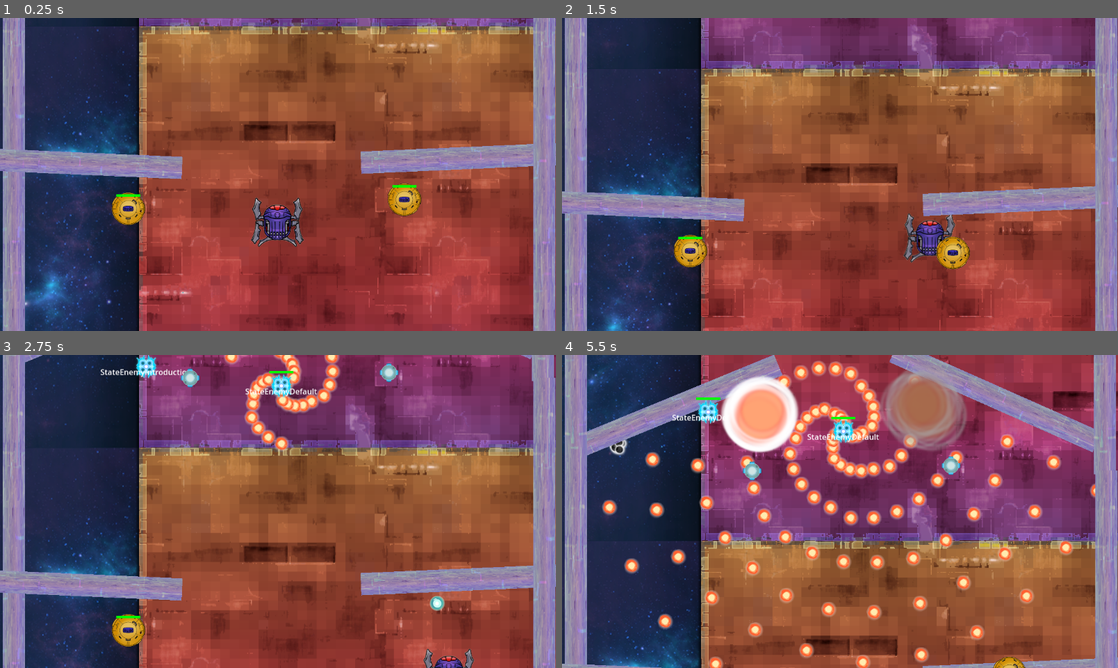
Above: before the commit, frames 1-4 (two rows, left to right).
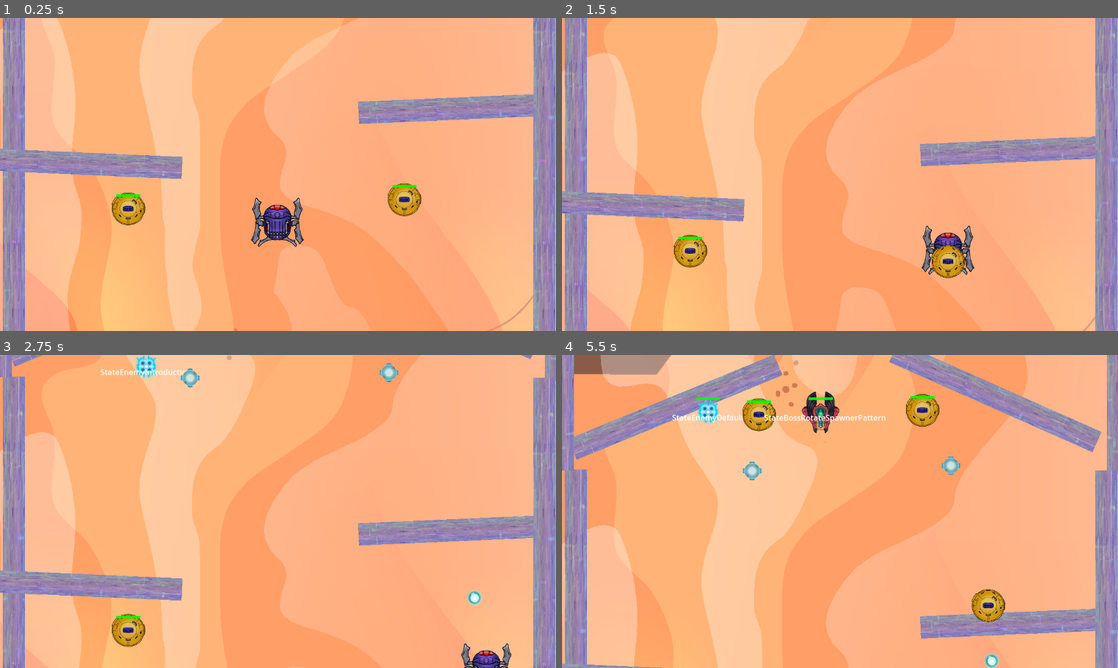
Above: after the commit, the same moments.

Repository: Jagholin/bullethell_jam_entry
Game: Godot game, scene res://scenes/first_level.tscn
Two runs of this game, one before a commit and one after it. Both use one fixed random seed, a clock stepped at 60 frames per second and the inputs below.
Inputs:
- Up to frame 1 (0.25 s): no input
- Up to frame 2 (1.5 s): hold Right (right) 0.53-1.28 s; hold Space (fire) 0.53-1.28 s; hold S (down) from 1.28 s (still down); tap Space (fire) at 1.35 s
- Up to frame 3 (2.75 s): release S (down) at 2.03 s; hold Right (right) from 2.03 s (still down); hold Space (fire) from 2.03 s (still down)
- Up to frame 4 (5.5 s): release Right (right) at 2.78 s; release Space (fire) at 2.78 s; hold W (up) 2.78-3.53 s; tap Space (fire) at 2.85, 4.35 s; hold Space (fire) 3.53-4.28 s; hold A (left) 3.53-5.03 s; hold S (down) from 5.03 s (still down); hold Space (fire) from 5.03 s (still down)

The runs differ from the first frame. In frame 1, 88% of the frame differs, in the area x 0-100%, y 0-100%; in frame 2, 90%; in frame 3, 89%; in frame 4, 88%.

Commit message:
added second miniboss with rotating patterns

Diff:
--- a/resources/bullet_patterns/enemy_pattern_rotating.tres
+++ b/resources/bullet_patterns/enemy_pattern_rotating.tres
@@ -5,13 +5,16 @@
 [resource]
 script = ExtResource("1_qlwg1")
 interval = 0.02
-projectile_volleys = 3
+projectile_volleys = 0
 angle_between_volleys = 120.0
 angle_offset = 0.0
 projectile_volley_offset = Vector2(0, 0)
 volley_rotation_speed = 720.0
 initial_velocity = 10.0
 initial_direction = Vector2(0, 1)
+shoot_at_player_tendency = 0.0
+randomized_angle_spread = 0.0
+randomized_velocity_spread = 0.0
 emition_type = 0
 spawnpoint_lifetime = 5.0
 spawner_moving = false
--- a/scenes/entities/enemy.tscn
+++ b/scenes/entities/enemy.tscn
@@ -98,8 +98,8 @@
 active = false
 
 [node name="Damageable" parent="." instance=ExtResource("6_3prdy")]
-health = 100
-max_health = 100
+health = 20
+max_health = 20
 immune = true
 
 [node name="Explosive" parent="." instance=ExtResource("7_5jjfr")]
--- a/scenes/entities/miniboss.tscn
+++ b/scenes/entities/miniboss.tscn
@@ -89,6 +89,7 @@
 [node name="AnimatedSprite2D" type="AnimatedSprite2D" parent="."]
 scale = Vector2(0.5, 0.5)
 sprite_frames = SubResource("SpriteFrames_kkeyd")
+flip_v = true
 
 [node name="CollisionShape2D" type="CollisionShape2D" parent="."]
 shape = SubResource("CircleShape2D_yucrm")
--- /dev/null
+++ b/scenes/entities/miniboss2.tscn
@@ -0,0 +1,136 @@
+[gd_scene load_steps=25 format=3 uid="uid://2r8g7fkk3vo8"]
+
+[ext_resource type="Script" path="res://scripts/scenes/entities/enemy.gd" id="1_eaik2"]
+[ext_resource type="Texture2D" uid="uid://qm5i5uanqw76" path="res://assets/ShmupSprites/Alien06.png" id="2_n26fy"]
+[ext_resource type="Texture2D" uid="uid://8ljntqj4k0og" path="res://assets/shmup.png" id="3_j3ned"]
+[ext_resource type="Texture2D" uid="uid://367ww4f8dcvr" path="res://assets/ShmupSprites/Alien01.png" id="4_mdytq"]
+[ext_resource type="Texture2D" uid="uid://co7gtio58rg61" path="res://assets/ShmupSprites/Alien03.png" id="5_1xtv6"]
+[ext_resource type="PackedScene" uid="uid://dphjfl425sily" path="res://scenes/entity_components/projectile_spawner.tscn" id="6_tnaya"]
+[ext_resource type="Script" path="res://scripts/resources/bullet_pattern_resource.gd" id="7_8syep"]
+[ext_resource type="Resource" uid="uid://gqr2cj4ovsbd" path="res://resources/bullet_settings/enemy_bullet.tres" id="8_tvfvb"]
+[ext_resource type="Script" path="res://scripts/resources/projectile_spawner_config_resource.gd" id="9_5ua5x"]
+[ext_resource type="PackedScene" uid="uid://cjsqmd01861rl" path="res://scenes/entities/projectile.tscn" id="10_q0yx5"]
+[ext_resource type="PackedScene" uid="uid://c72mof4xq3t04" path="res://scenes/entity_components/damageable.tscn" id="11_ix4rn"]
+[ext_resource type="PackedScene" uid="uid://bxokwtkwvxa7e" path="res://scenes/entity_components/explosive.tscn" id="12_ptsuv"]
+[ext_resource type="PackedScene" uid="uid://btpugkdb074eb" path="res://scenes/entities/explosion_entity.tscn" id="13_x2jlm"]
+[ext_resource type="PackedScene" uid="uid://djyq3oe2rqnjb" path="res://scenes/entity_components/stateful.tscn" id="14_kglxp"]
+[ext_resource type="Script" path="res://scripts/states/state_enemy_disabled.gd" id="15_5d1vk"]
+[ext_resource type="Script" path="res://scripts/states/state_boss_rotate_spawner_patterns.gd" id="16_0jhv2"]
+
+[sub_resource type="AtlasTexture" id="AtlasTexture_ls1j5"]
+atlas = ExtResource("2_n26fy")
+region = Rect2(0, 0, 128, 128)
+
+[sub_resource type="AtlasTexture" id="AtlasTexture_ujetw"]
+atlas = ExtResource("3_j3ned")
+region = Rect2(0, 0, 256, 256)
+
+[sub_resource type="AtlasTexture" id="AtlasTexture_qvhsx"]
+atlas = ExtResource("4_mdytq")
+region = Rect2(0, 0, 128, 128)
+
+[sub_resource type="AtlasTexture" id="AtlasTexture_x8iiq"]
+atlas = ExtResource("5_1xtv6")
+region = Rect2(0, 0, 128, 128)
+
+[sub_resource type="SpriteFrames" id="SpriteFrames_kkeyd"]
+animations = [{
+"frames": [{
+"duration": 1.0,
+"texture": SubResource("AtlasTexture_ls1j5")
+}],
+"loop": true,
+"name": &"angry",
+"speed": 5.0
+}, {
+"frames": [{
+"duration": 1.0,
+"texture": SubResource("AtlasTexture_ujetw")
+}],
+"loop": true,
+"name": &"default",
+"speed": 5.0
+}, {
+"frames": [{
+"duration": 1.0,
+"texture": SubResource("AtlasTexture_qvhsx")
+}],
+"loop": true,
+"name": &"disabled",
+"speed": 5.0
+}, {
+"frames": [{
+"duration": 1.0,
+"texture": SubResource("AtlasTexture_x8iiq")
+}],
+"loop": true,
+"name": &"introduction",
+"speed": 5.0
+}]
+
+[sub_resource type="CircleShape2D" id="CircleShape2D_yucrm"]
+radius = 38.0
+
+[sub_resource type="Resource" id="Resource_3m3ub"]
+script = ExtResource("7_8syep")
+interval = 0.02
+projectile_volleys = 0
+angle_between_volleys = 180.0
+angle_offset = 0.0
+projectile_volley_offset = Vector2(0, 0)
+volley_rotation_speed = 180.0
+initial_velocity = 5.0
+initial_direction = Vector2(0, 1)
+shoot_at_player_tendency = 0.0
+randomized_angle_spread = 0.0
+randomized_velocity_spread = 0.0
+emition_type = 0
+spawnpoint_lifetime = 5.0
+spawner_moving = false
+movement_range = 0.0
+
+[sub_resource type="Resource" id="Resource_on5r7"]
+script = ExtResource("9_5ua5x")
+bullet_pattern = SubResource("Resource_3m3ub")
+bullet_settings = ExtResource("8_tvfvb")
+
+[node name="MiniBoss2" type="Area2D"]
+position = Vector2(472, 216)
+collision_layer = 2
+monitoring = false
+script = ExtResource("1_eaik2")
+
+[node name="AnimatedSprite2D" type="AnimatedSprite2D" parent="."]
+scale = Vector2(0.5, 0.5)
+sprite_frames = SubResource("SpriteFrames_kkeyd")
+flip_v = true
+
+[node name="CollisionShape2D" type="CollisionShape2D" parent="."]
+shape = SubResource("CircleShape2D_yucrm")
+
+[node name="ProjectileSpawner" parent="." instance=ExtResource("6_tnaya")]
+bullet_configs = Array[ExtResource("9_5ua5x")]([SubResource("Resource_on5r7")])
+projectile = ExtResource("10_q0yx5")
+active = false
+
+[node name="Damageable" parent="." instance=ExtResource("11_ix4rn")]
+health = 1000
+max_health = 1000
+immune = true
+
+[node name="Explosive" parent="." instance=ExtResource("12_ptsuv")]
+explosion = ExtResource("13_x2jlm")
+
+[node name="Stateful" parent="." instance=ExtResource("14_kglxp")]
+debug = true
+
+[node name="StateEnemyIntroduction" type="Node" parent="Stateful"]
+script = ExtResource("15_5d1vk")
+introduction_delay = 2.0
+
+[node name="StateBossRotateSpawnerPattern" type="Node" parent="Stateful"]
+script = ExtResource("16_0jhv2")
+
+[node name="VisibleOnScreenNotifier2D" type="VisibleOnScreenNotifier2D" parent="."]
+position = Vector2(1.14441e-05, -1.19209e-05)
+scale = Vector2(2.4, 2.4)
--- a/scenes/first_level.tscn
+++ b/scenes/first_level.tscn
@@ -1,22 +1,16 @@
-[gd_scene load_steps=16 format=3 uid="uid://caslk1qmsij8"]
+[gd_scene load_steps=14 format=3 uid="uid://caslk1qmsij8"]
 
 [ext_resource type="Script" path="res://scripts/scenes/first_level.gd" id="1_co14v"]
 [ext_resource type="PackedScene" uid="uid://sg051jsb3744" path="res://scenes/entities/player.tscn" id="2_aeknb"]
-[ext_resource type="Texture2D" uid="uid://bftmaw0tyiytd" path="res://assets/ShmupSprites/Background_ingame.png" id="3_8nvi1"]
+[ext_resource type="Texture2D" uid="uid://cuccqt0wotcun" path="res://assets/bgscroll_1.png" id="3_tl741"]
+[ext_resource type="Texture2D" uid="uid://bgte4481dpqxa" path="res://assets/bgscroll_cloud_overlay.png" id="4_6hkny"]
 [ext_resource type="PackedScene" uid="uid://bif23f7t4jd2r" path="res://scenes/entities/obstacle.tscn" id="4_fd3ku"]
 [ext_resource type="PackedScene" uid="uid://dlxr1gqtibtkl" path="res://scenes/entities/enemy.tscn" id="5_fmqpc"]
 [ext_resource type="PackedScene" uid="uid://cmu8rrxt1o31b" path="res://scenes/entities/entity.tscn" id="6_3cpqc"]
-[ext_resource type="Resource" uid="uid://bpcke007lw4gr" path="res://resources/bullet_patterns/enemy_pattern_rotating.tres" id="6_begtp"]
-[ext_resource type="Resource" uid="uid://gqr2cj4ovsbd" path="res://resources/bullet_settings/enemy_bullet.tres" id="7_7aigp"]
 [ext_resource type="PackedScene" uid="uid://ull2sauw6bxf" path="res://scenes/entities/miniboss.tscn" id="7_dfl0w"]
-[ext_resource type="Script" path="res://scripts/resources/projectile_spawner_config_resource.gd" id="8_3o01v"]
 [ext_resource type="PackedScene" uid="uid://diirwpa37n2u7" path="res://scenes/entities/power_up.tscn" id="8_sggkn"]
 [ext_resource type="Script" path="res://scripts/resources/item_settings_resource.gd" id="9_dd6pp"]
-
-[sub_resource type="Resource" id="Resource_755it"]
-script = ExtResource("8_3o01v")
-bullet_pattern = ExtResource("6_begtp")
-bullet_settings = ExtResource("7_7aigp")
+[ext_resource type="PackedScene" uid="uid://2r8g7fkk3vo8" path="res://scenes/entities/miniboss2.tscn" id="12_yavi5"]
 
 [sub_resource type="Resource" id="Resource_a2yh3"]
 script = ExtResource("9_dd6pp")
@@ -44,10 +38,20 @@
 [node name="ParallaxBackground" type="ParallaxBackground" parent="."]
 
 [node name="ParallaxLayer" type="ParallaxLayer" parent="ParallaxBackground"]
-motion_mirroring = Vector2(1600, 1024)
+motion_scale = Vector2(0.5, 0.5)
+motion_mirroring = Vector2(0, 3840)
 
 [node name="BackgroundIngame" type="Sprite2D" parent="ParallaxBackground/ParallaxLayer"]
-texture = ExtResource("3_8nvi1")
+position = Vector2(-360, 0)
+texture = ExtResource("3_tl741")
+centered = false
+
+[node name="ParallaxLayer2" type="ParallaxLayer" parent="ParallaxBackground"]
+motion_mirroring = Vector2(0, 3840)
+
+[node name="BackgroundIngame" type="Sprite2D" parent="ParallaxBackground/ParallaxLayer2"]
+position = Vector2(-360, 0)
+texture = ExtResource("4_6hkny")
 centered = false
 
 [node name="Obstacle" parent="." instance=ExtResource("4_fd3ku")]
@@ -65,7 +69,7 @@
 scale = Vector2(1, 10)
 
 [node name="Obstacle12" parent="." instance=ExtResource("4_fd3ku")]
-position = Vector2(978, 272)
+position = Vector2(973, 169)
 rotation = 1.52716
 scale = Vector2(1, 10)
 
@@ -75,27 +79,27 @@
 scale = Vector2(1, 10)
 
 [node name="Obstacle3" parent="." instance=ExtResource("4_fd3ku")]
-position = Vector2(29, -607)
+position = Vector2(2, -607)
 scale = Vector2(1, 20)
 
 [node name="Obstacle5" parent="." instance=ExtResource("4_fd3ku")]
-position = Vector2(32, -1524)
+position = Vector2(-19, -1533)
 scale = Vector2(1, 20)
 
 [node name="Obstacle6" parent="." instance=ExtResource("4_fd3ku")]
-position = Vector2(1121, -1511)
+position = Vector2(1176, -1517)
 scale = Vector2(1, 20)
 
 [node name="Obstacle7" parent="." instance=ExtResource("4_fd3ku")]
-position = Vector2(1119, -2429)
+position = Vector2(1143, -2420)
 scale = Vector2(1, 20)
 
 [node name="Obstacle8" parent="." instance=ExtResource("4_fd3ku")]
-position = Vector2(34, -2440)
+position = Vector2(4, -2440)
 scale = Vector2(1, 20)
 
 [node name="Obstacle4" parent="." instance=ExtResource("4_fd3ku")]
-position = Vector2(1125, -599)
+position = Vector2(1152, -599)
 scale = Vector2(1, 20)
 
 [node name="Obstacle2" parent="." instance=ExtResource("4_fd3ku")]
@@ -104,10 +108,6 @@
 
 [node name="Enemy" parent="." instance=ExtResource("5_fmqpc")]
 position = Vector2(303, -169)
-
-[node name="Enemy2" parent="." instance=ExtResource("5_fmqpc")]
-position = Vector2(583, -129)
-projectile_configs = Array[ExtResource("8_3o01v")]([SubResource("Resource_755it")])
 
 [node name="Enemy4" parent="." instance=ExtResource("5_fmqpc")]
 position = Vector2(305, -1573)
@@ -154,6 +154,9 @@
 [node name="MiniBoss" parent="." instance=ExtResource("7_dfl0w")]
 position = Vector2(582, -1013)
 
+[node name="MiniBoss2" parent="." instance=ExtResource("12_yavi5")]
+position = Vector2(536, -260)
+
 [node name="PowerUp" parent="." instance=ExtResource("8_sggkn")]
 position = Vector2(394, -145)
 item = SubResource("Resource_a2yh3")
--- a/scripts/scenes/components/collector.gd
+++ b/scripts/scenes/components/collector.gd
@@ -3,13 +3,14 @@
 
 
 const COMPONENT_NAME := &"CollectorComponent"
-
+@onready var inventory: Array[ItemSettingsResource] = []
 
 func get_component_name() -> StringName:
 	return COMPONENT_NAME
 
 func collect(item: ItemSettingsResource):
 	var spawner := target.get_component(ProjectileSpawnerComponent.COMPONENT_NAME) as ProjectileSpawnerComponent
+	inventory.append(item)
 	if item.item_type == ItemSettingsResource.ItemType.FASTER_BULLETS:
 		# spawner.interval *= 0.66
 		spawner.interval_modifier_multiplicative *= 0.66
--- a/scripts/scenes/entities/player.gd
+++ b/scripts/scenes/entities/player.gd
@@ -25,7 +25,7 @@
 #endregion
 
 @export var SPEED: float = 100000.0
-@export var ACCELERATION: float = 1000.0
+@export var ACCELERATION: float = 10000.0
 @export var BOUNCE_ABSORTION: float = 0.5
 @export var IMPACT_ENERGY: float = 10
 
--- /dev/null
+++ b/scripts/states/state_boss_rotate_spawner_patterns.gd
@@ -0,0 +1,23 @@
+extends StateBossBase
+class_name StateBossRotateSpawnerPattern
+
+func enter() -> void:
+	super.enter()
+	var spawner := target.get_component(ProjectileSpawnerComponent.COMPONENT_NAME) as ProjectileSpawnerComponent
+	if not spawner.active:
+		spawner.active = true
+	else:
+		spawner.active_bullet_configs[0].bullet_pattern.projectile_volleys +=1
+		spawner.active_bullet_configs[0].bullet_pattern.projectile_volleys = clamp(spawner.active_bullet_configs[0].bullet_pattern.projectile_volleys, 1, 6)
+		spawner.active_bullet_configs[0].bullet_pattern.angle_between_volleys = 360.0 / spawner.active_bullet_configs[0].bullet_pattern.projectile_volleys
+
+
+
+func process_frame(delta: float) -> String:
+	super.process_frame(delta)
+
+	if elapsed>3:
+		# this just transitions to itself which adds an extra volley every 3s
+		return "StateBossRotateSpawnerPattern"
+	else:
+		return ""
--- a/scripts/states/state_enemy_disabled.gd
+++ b/scripts/states/state_enemy_disabled.gd
@@ -1,5 +1,7 @@
 extends State
 class_name StateEnemyDisabled
+
+@export var introduction_delay = 1.0
 
 func get_animation_name() -> String:
 	return "introduction"
@@ -8,6 +10,6 @@
 
 func process_frame(delta: float) -> String:
 	super.process_frame(delta)
-	if elapsed>1:
+	if elapsed>introduction_delay:
 		return "next"
 	return ""
Binary file added: assets/ShmupSprites/sheet1.png
Not shown, added: assets/ShmupSprites/sheet1.png.import
Binary file added: assets/bgscroll_1.png
Not shown, added: assets/bgscroll_1.png.import
Binary file added: assets/bgscroll_cloud_overlay.png
Not shown, added: assets/bgscroll_cloud_overlay.png.import
